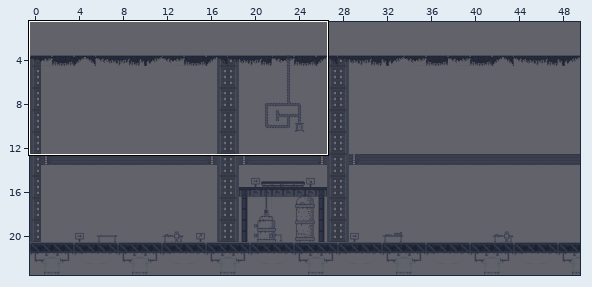
One commit to this Tiled map: GundamSD/Maps/Tiled/TutorialMap.tmx. Above, an overview of the earlier version with the close-up marked.
Close-up. The starting point:
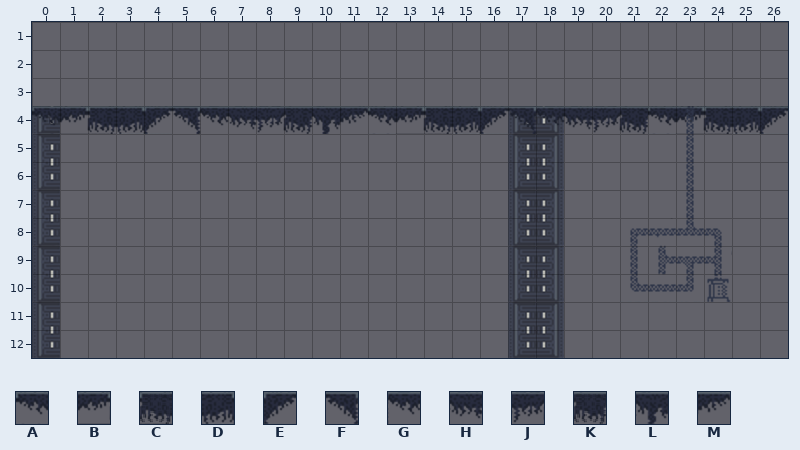
Cells are 32x32 px. Shown: x 0..26, y 1..12. The commit also changed other parts of the map, which this record leaves out.
Key: from "industrial.v1_32": A 32, B 33, C 34, D 35, E 36, F 37, G 38, H 39, J 40, K 41, L 42, M 43.
_ is an empty cell.
Layers that did not change in this view are not listed.
Layer "Walkable" before, first column x 0:
 1 ___________________________
 2 ___________________________
 3 ___________________________
 4 ABCDEFGHJKLMABCDEFGHJKABCDE
 5 ___________________________
 6 ___________________________
 7 ___________________________
 8 ___________________________
 9 ___________________________
10 ___________________________
11 ___________________________
12 ___________________________
Now the later version:
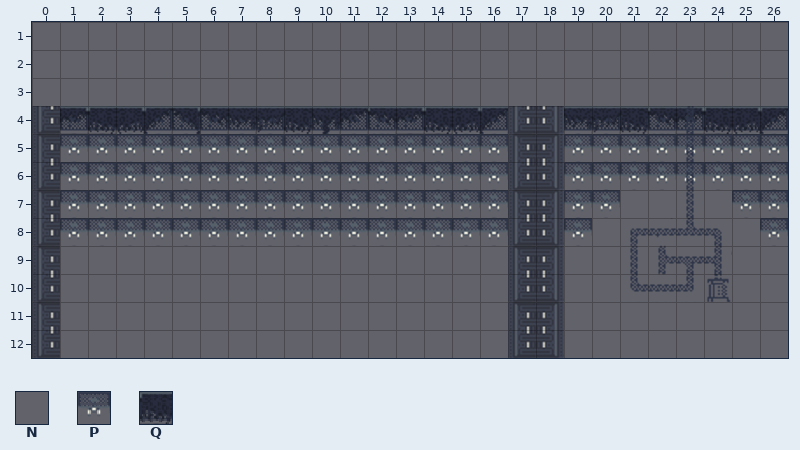
Further tiles: from "industrial.v1_32": N 70, P 353, Q 355.
See-through tiles are keyed as they look on the map.
Change:
Changed rows in their new state; . is an unchanged cell.
Layer "BackgroundStuff":
first column x 1:
 4 QQQQQQQQQQQQQQQQ..QQQQQQQQ
 5 PPPPPPPPPPPPPPPP..PPPPPPPP
 6 PPPPPPPPPPPPPPPP..PPPPPPPP
 7 PPPPPPPPPPPPPPPP..PP....PP
 8 PPPPPPPPPPPPPPPP..P......P
Layer "Walkable":
first column x 0:
 4 N................NN
Boxes around the changes in both close-ups, in picture pixels (x1, y1, x2, y2):
changed: (32, 106, 788, 246)
